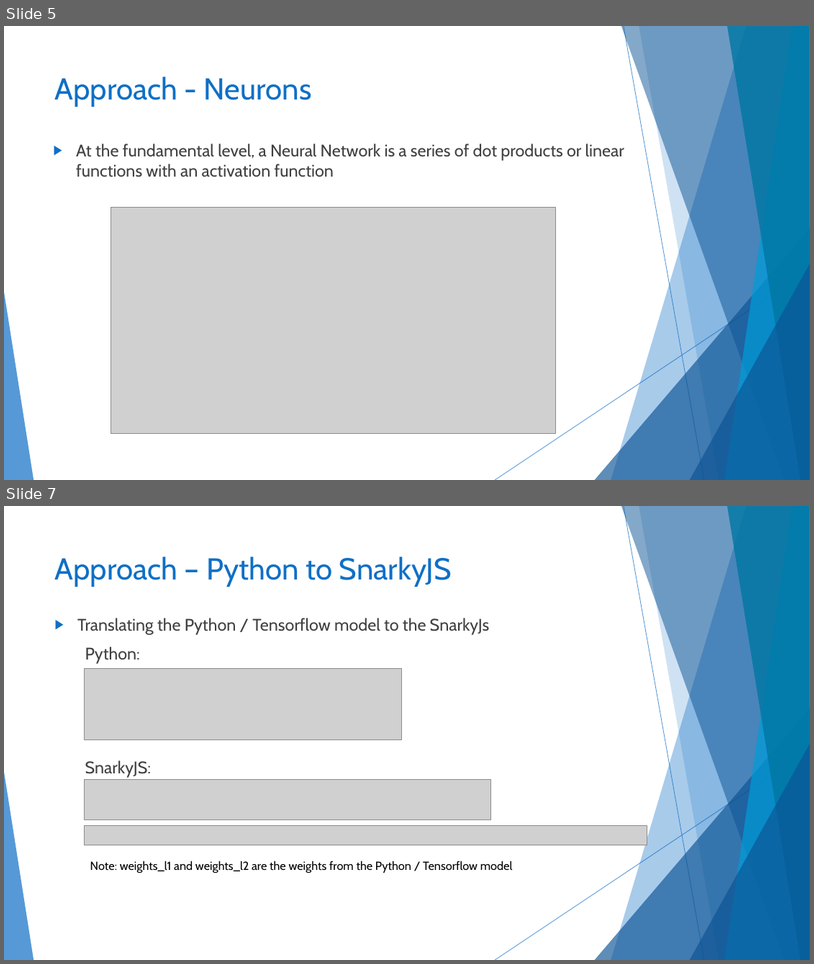
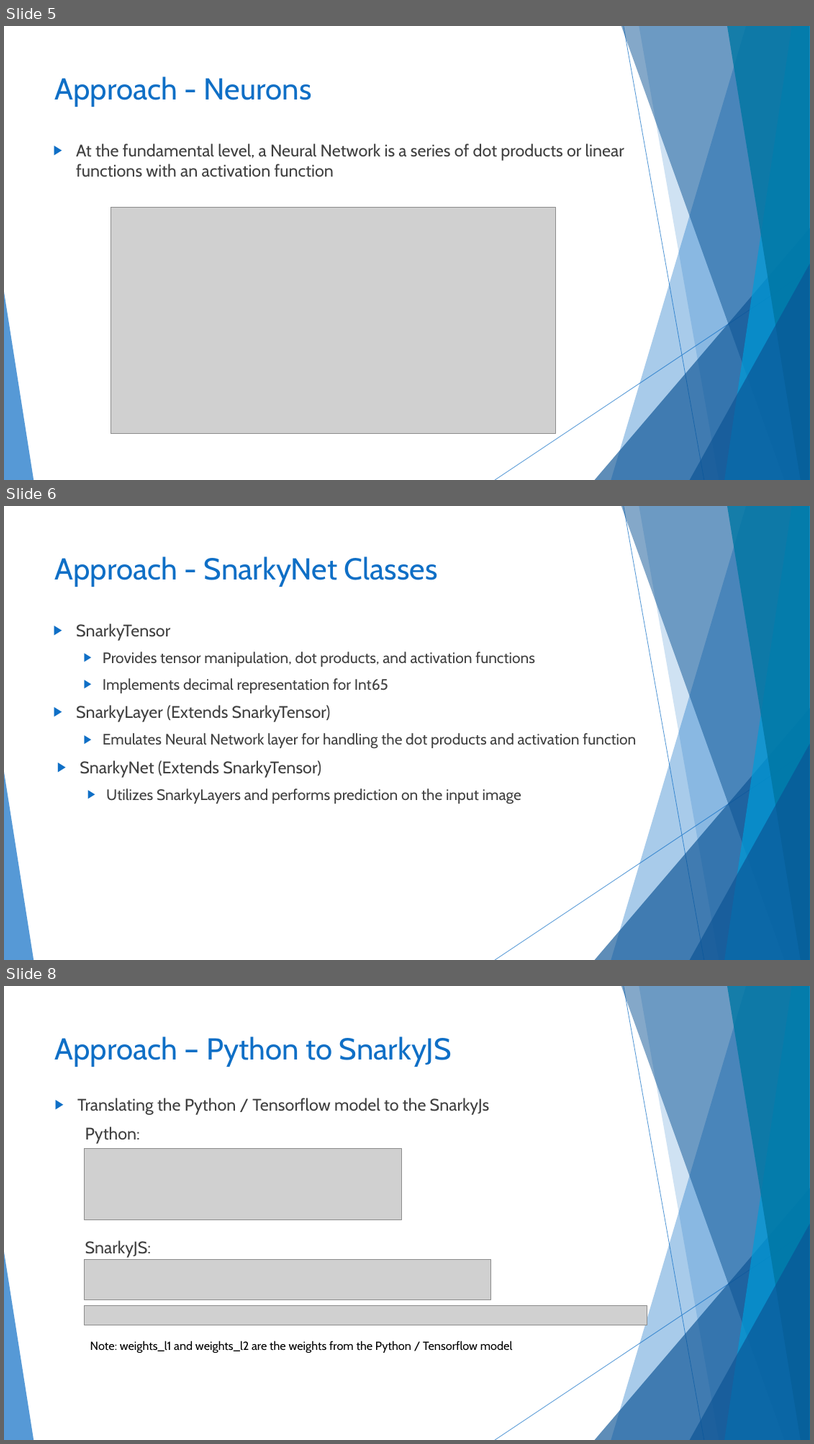
Before and after one commit to gordonfreemanfree/SnarkyNet-MNIST-Digits, a slide deck: Makalfo_Deep_Neural_Network.pptx. Shown one above the other, each under a label of ours: slides 5 and 7 before the commit, slides 5, 6 and 8 after it; the slides between them are not shown. The pictures are 814x964 and 814x1444 pixels, drawn with LibreOffice and Linux fonts; fonts in the diff are those of the drawing; grey boxes stand for pictures. Boxes give left, top, right and bottom in pixels: in the first picture for what was removed or moved away, otherwise in the second. Text is boxed around its words. In the diff, an @@ line names an element or a change of style, - is before the commit and + after.

```diff
--- a/Makalfo_Deep_Neural_Network.pptx
+++ b/Makalfo_Deep_Neural_Network.pptx
@@ slide 6 added at [4, 506, 810, 960], background #FFFFFF; not listed: 10 template elements that a slide beside it also shows @@
@@ title added at [55, 556, 438, 587], 36 pt, text #0F6FC6 @@
+Approach - SnarkyNet Classes
@@ text added at [76, 623, 636, 803], 18 pt, text #404040 @@
+▶ SnarkyTensor
+  ▶ Provides tensor manipulation, dot products, and activation functions
+  ▶ Implements decimal representation for Int65
+▶ SnarkyLayer (Extends SnarkyTensor)
+  ▶ Emulates Neural Network layer for handling the dot products and activation function
+▶ SnarkyNet (Extends SnarkyTensor)
+  ▶ Utilizes SnarkyLayers and performs prediction on the input image
@@ what was slide 7 is now slide 8 @@
```
Also in this commit, not shown: 1 slide changed, 8 other slides added, 15 slides removed.
